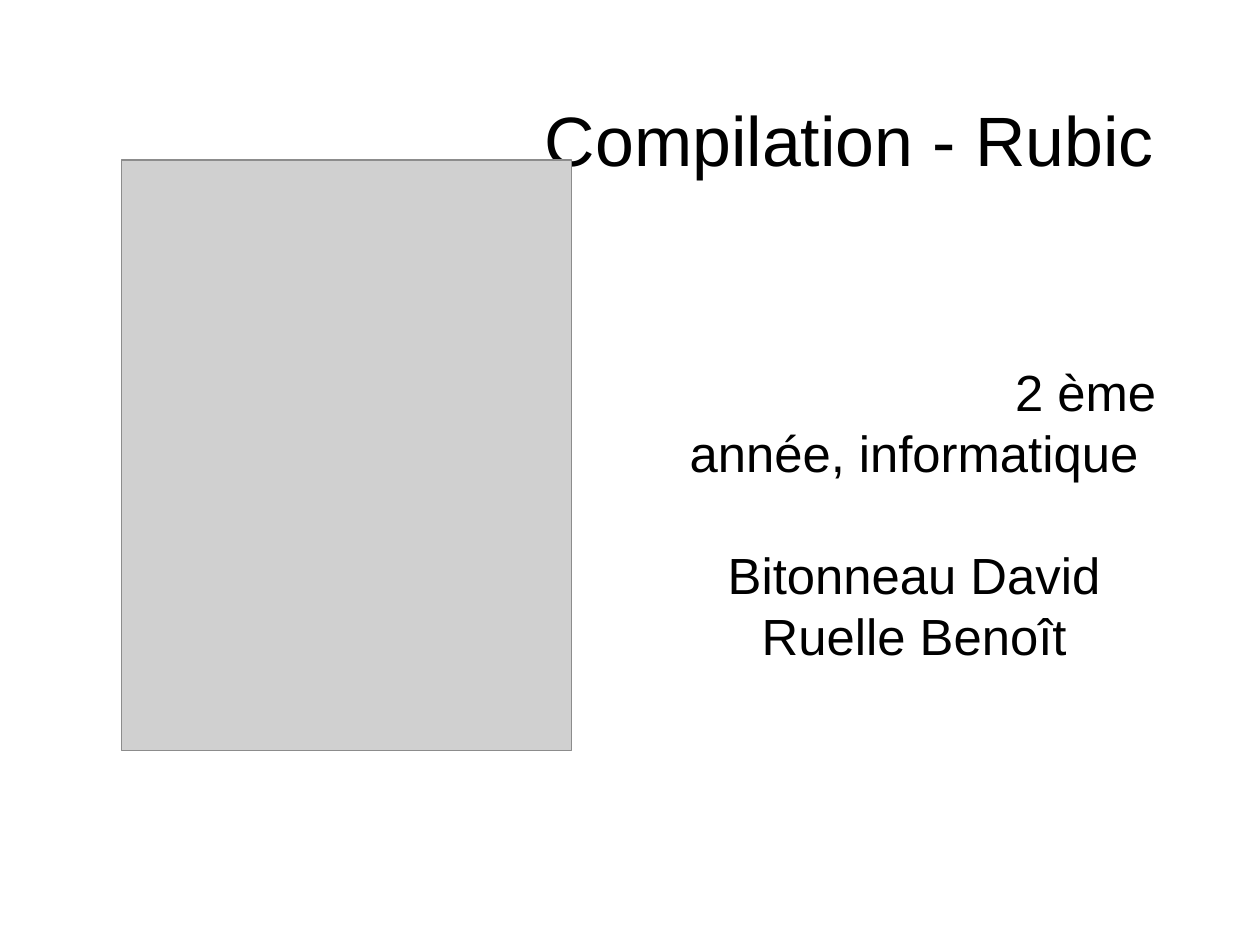
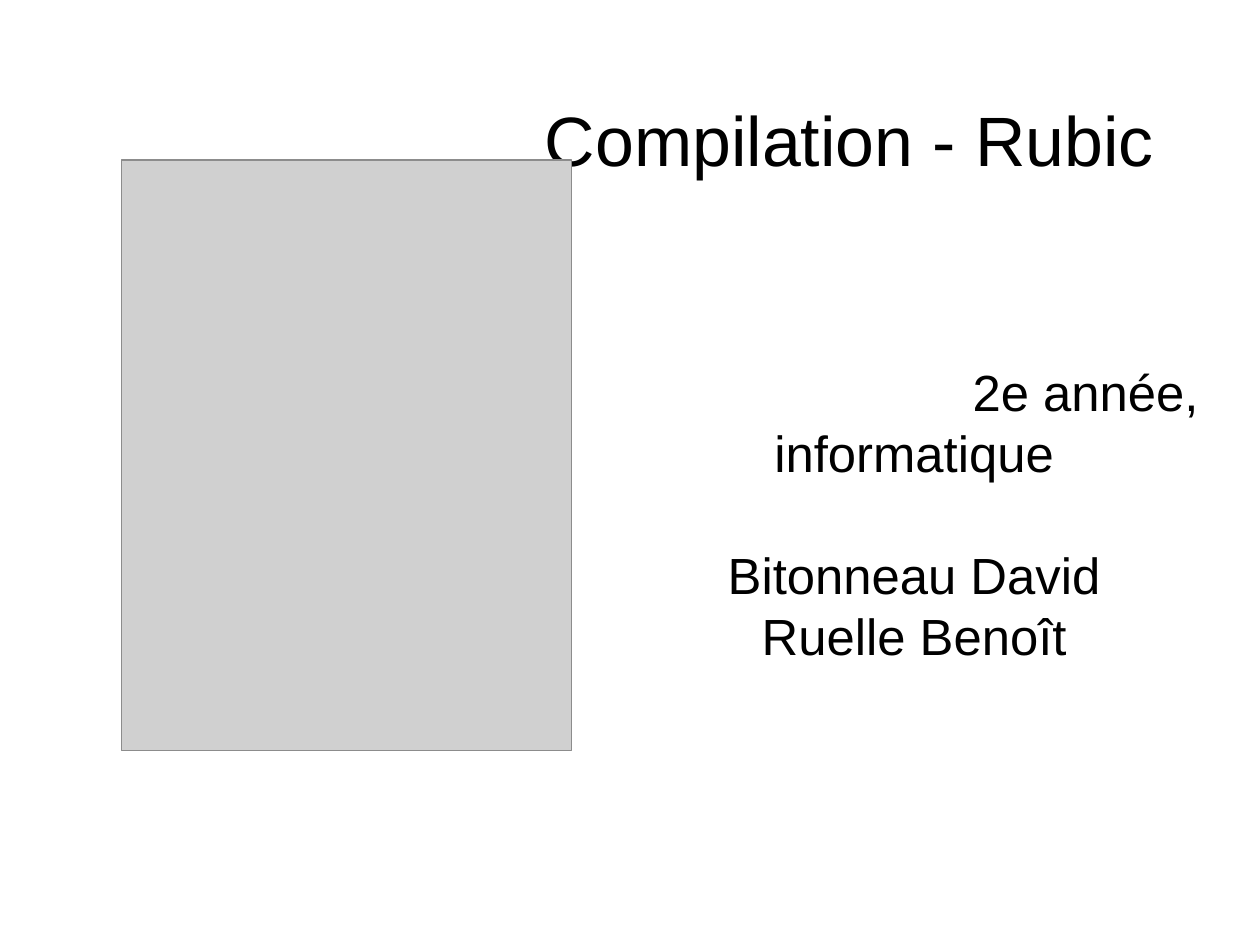
Before and after one commit to uOptim/rubic-enseirb, a slide deck: slide 1 of rapport/soutenance.odp. Drawn at 1260x945 pixels with LibreOffice and Linux fonts; fonts in the diff are those of the drawing; grey boxes stand for pictures. Boxes give left, top, right and bottom in pixels: in the first picture for what was removed or moved away, otherwise in the second. Text is boxed around its words. In the diff, an @@ line names an element or a change of style, - is before the commit and + after.

```diff
--- a/rapport/soutenance.odp
+++ b/rapport/soutenance.odp
@@ subtitle at <box>774,373,1198,482</box>: text changed @@
-2 ème année, informatique
+2e année,
+informatique
```
Also in this commit, not shown: 3 slides added.
